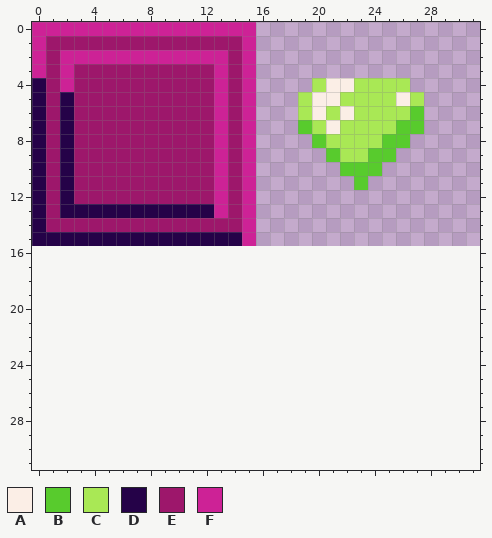
Edited in one commit: pixel-art sprite (img/objects.png). The first picture shows the starting point.
The file is 32x16 pixels. The old version is drawn lined up with the new one, on the new canvas.
Palette (. is transparent): A #fbeee6  B #58cb2d  C #a9e855  D #250248  E #9d176b  F #cd2296
Pixels before, first column x 0:
 0 FFFFFFFFFFFFFFFF............
 1 FEEEEEEEEEEEEEEF............
 2 FEFFFFFFFFFFFFEF............
 3 FEFEEEEEEEEEEFEF............
 4 DEFEEEEEEEEEEFEF....CAACCCC.
 5 DEDEEEEEEEEEEFEF...CAACCCCAC
 6 DEDEEEEEEEEEEFEF...CACACCCCB
 7 DEDEEEEEEEEEEFEF...BCACCCCBB
 8 DEDEEEEEEEEEEFEF....BCCCCBB.
 9 DEDEEEEEEEEEEFEF.....BCCBB..
10 DEDEEEEEEEEEEFEF......BBB...
11 DEDEEEEEEEEEEFEF.......B....
12 DEDEEEEEEEEEEFEF............
13 DEDDDDDDDDDDDFEF............
14 DEEEEEEEEEEEEEEF............
15 DDDDDDDDDDDDDDDF............
And afterwards:
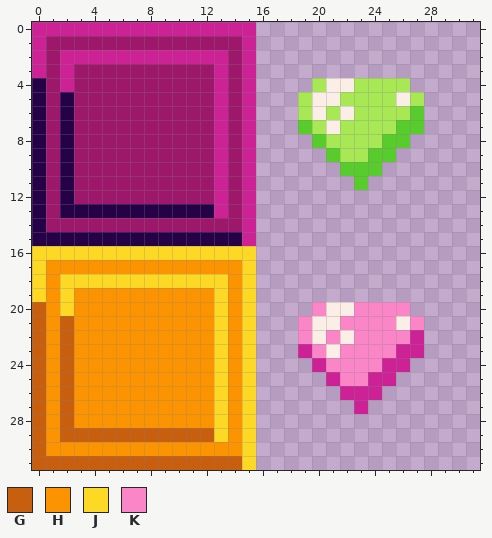
Colours new in this view: G #c85f0f  H #fc9301  J #fdd925  K #fb86c7
Edits made:
canvas 32x16 -> 32x32
Changed rows in their new state; - is an unchanged pixel.
first column x 0:
16 JJJJJJJJJJJJJJJJ------------
17 JHHHHHHHHHHHHHHJ------------
18 JHJJJJJJJJJJJJHJ------------
19 JHJHHHHHHHHHHJHJ------------
20 GHJHHHHHHHHHHJHJ----KAAKKKK-
21 GHGHHHHHHHHHHJHJ---KAAKKKKAK
22 GHGHHHHHHHHHHJHJ---KAKAKKKKF
23 GHGHHHHHHHHHHJHJ---FKAKKKKFF
24 GHGHHHHHHHHHHJHJ----FKKKKFF-
25 GHGHHHHHHHHHHJHJ-----FKKFF--
26 GHGHHHHHHHHHHJHJ------FFF---
27 GHGHHHHHHHHHHJHJ-------F----
28 GHGHHHHHHHHHHJHJ------------
29 GHGGGGGGGGGGGJHJ------------
30 GHHHHHHHHHHHHHHJ------------
31 GGGGGGGGGGGGGGGJ------------
Where, in picture pixels (left, top, right, bottom), the same in both pictures:
added: (32, 246, 424, 470)
